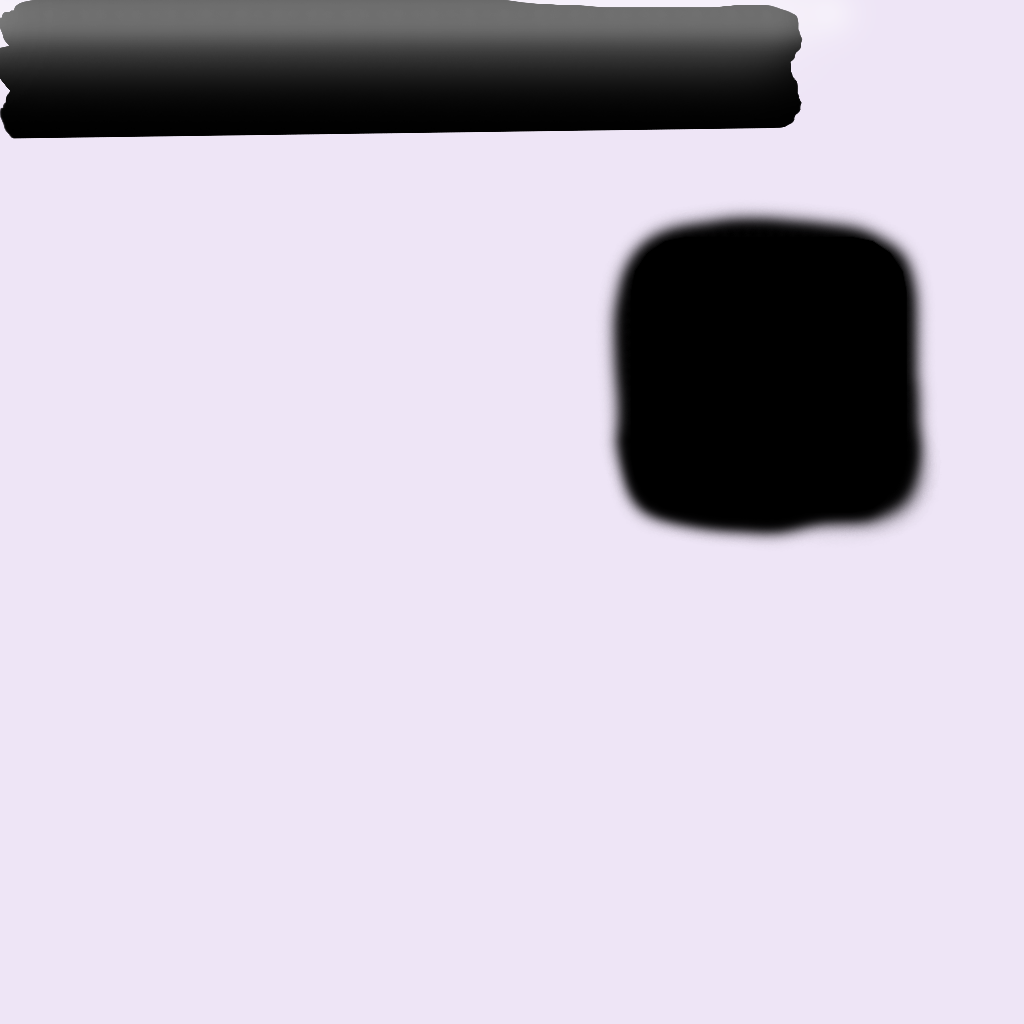
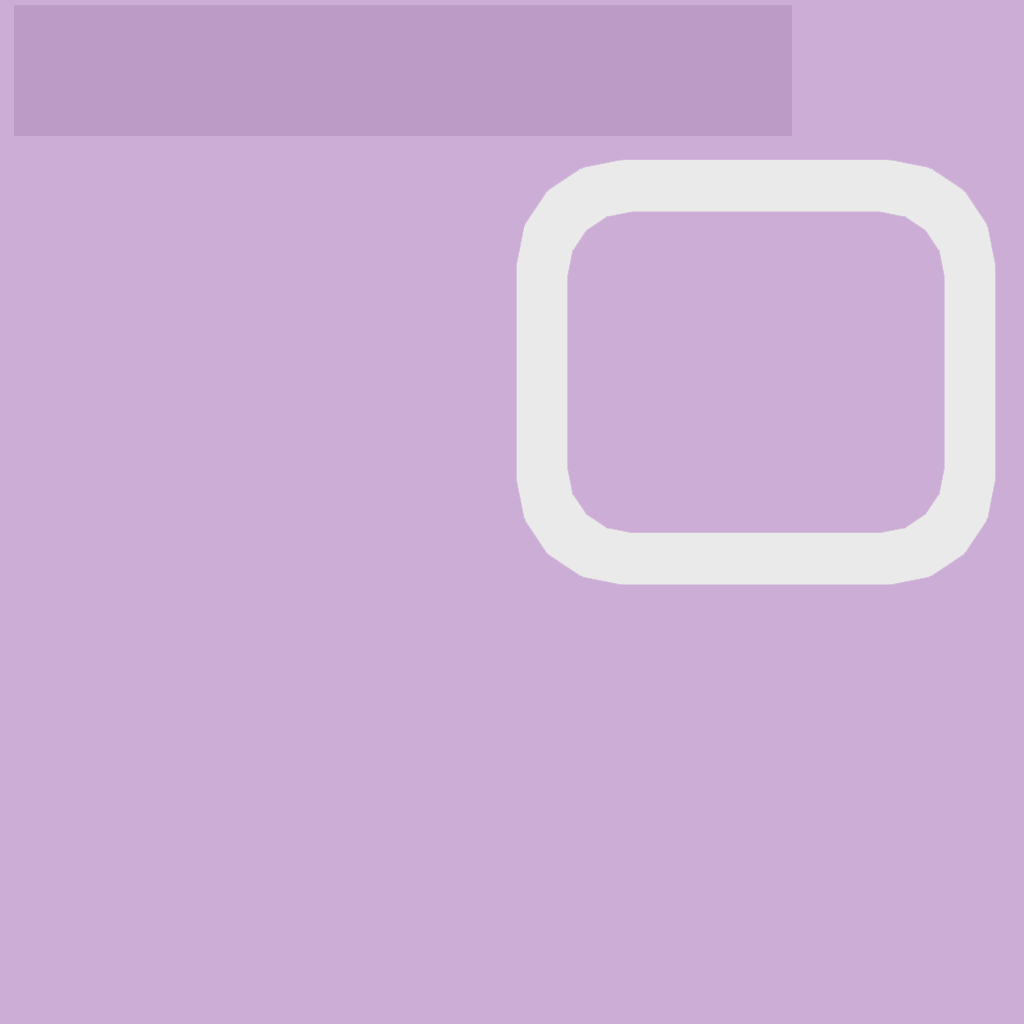
The second (1024, 1024) image is a revision of the first. Changes to its layers:
added layer "Layer 4" in group "Albedo" over <box>14,5,792,136</box>
hid "Layer 2" over <box>0,0,942,552</box>
added layer "Color Fill 3" in group "Albedo" over <box>516,159,996,585</box>
painted on "Color Fill 1" over <box>0,0,1024,1024</box>